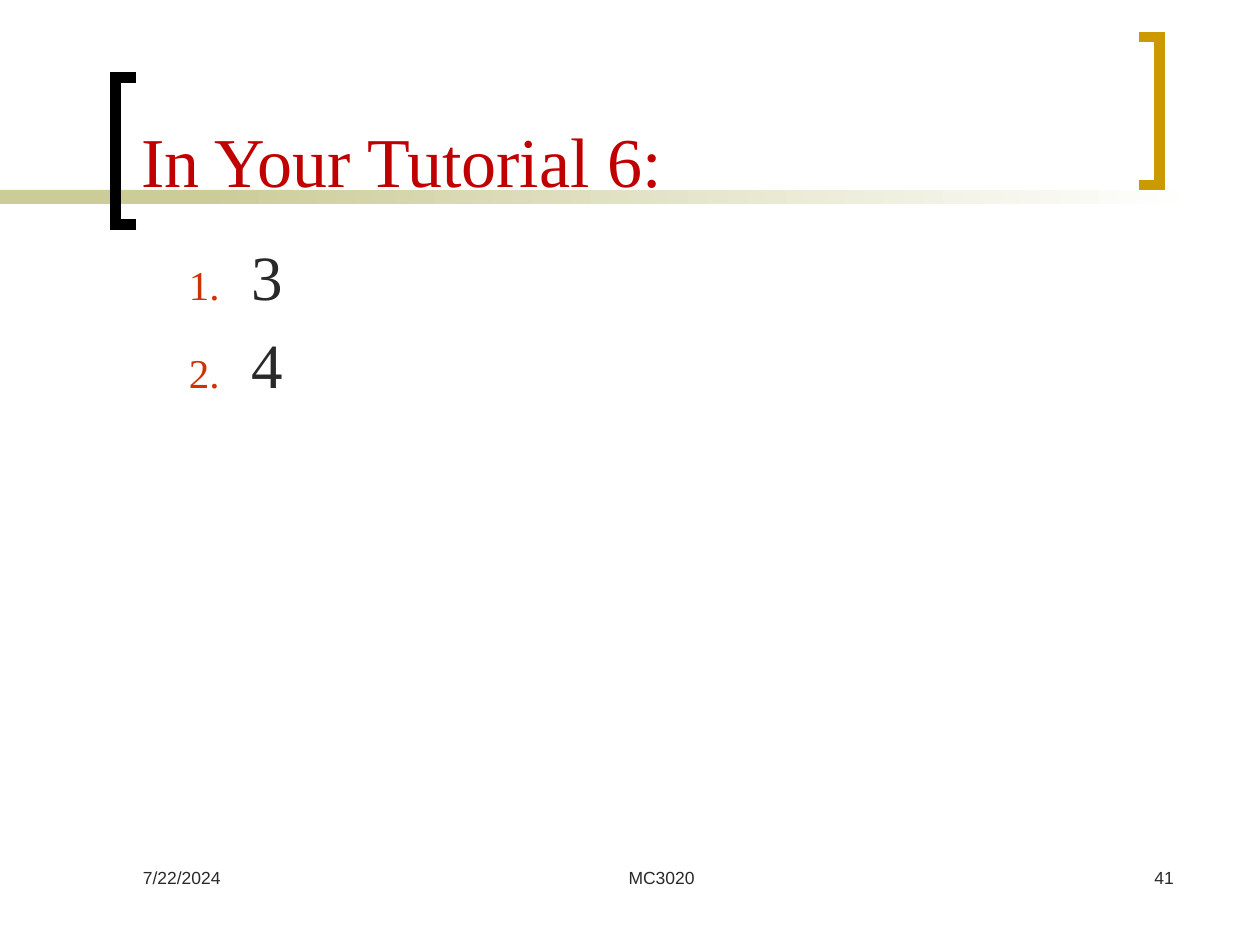
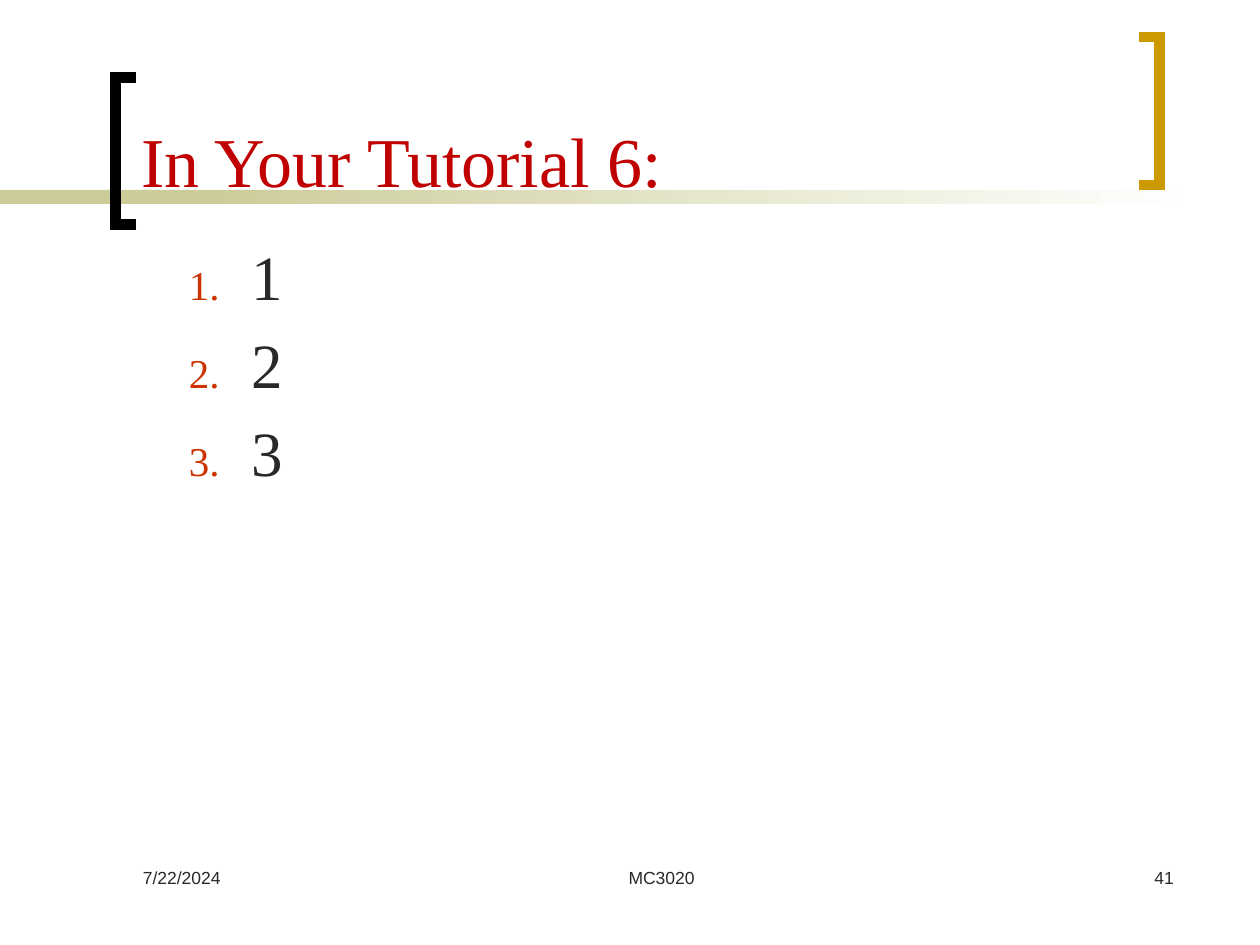
Before and after one commit to Mayooran1987/MC3020_E22, a slide deck: slide 41 of Lect_6.pptx. Drawn at 1260x945 pixels with LibreOffice and Linux fonts; fonts in the diff are those of the drawing. Boxes give left, top, right and bottom in pixels: in the first picture for what was removed or moved away, otherwise in the second. Text is boxed around its words. In the diff, an @@ line names an element or a change of style, - is before the commit and + after.

```diff
--- a/Lect_6.pptx
+++ b/Lect_6.pptx
@@ text at box(189, 258, 284, 389): paragraphs added @@
+  1. 1
+  2. 2
@@ text at box(252, 346, 284, 388): paragraph removed @@
-  2. 4
```
Also in this commit, not shown: 2 other slides changed, 1 slide removed.
